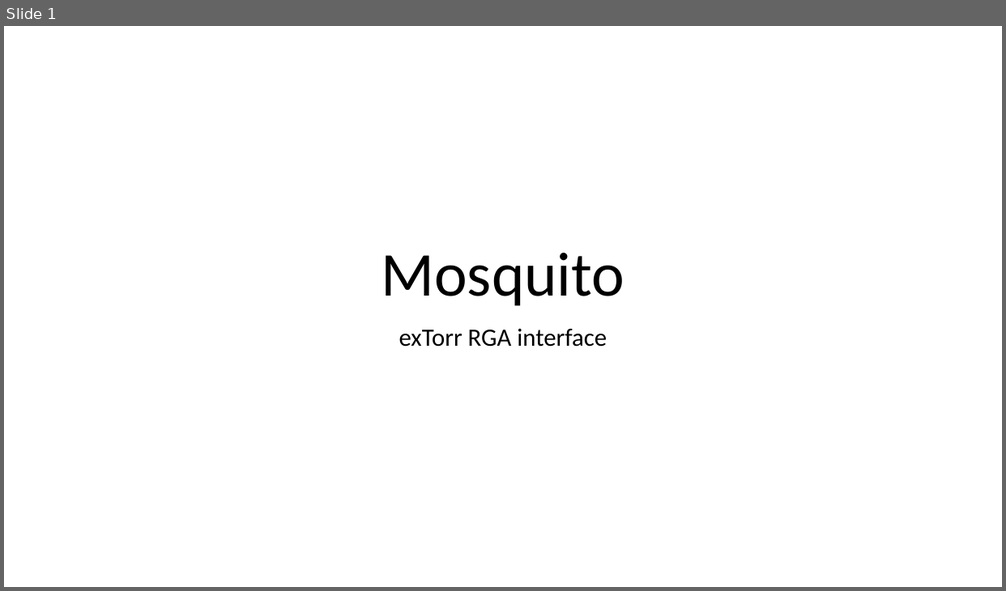
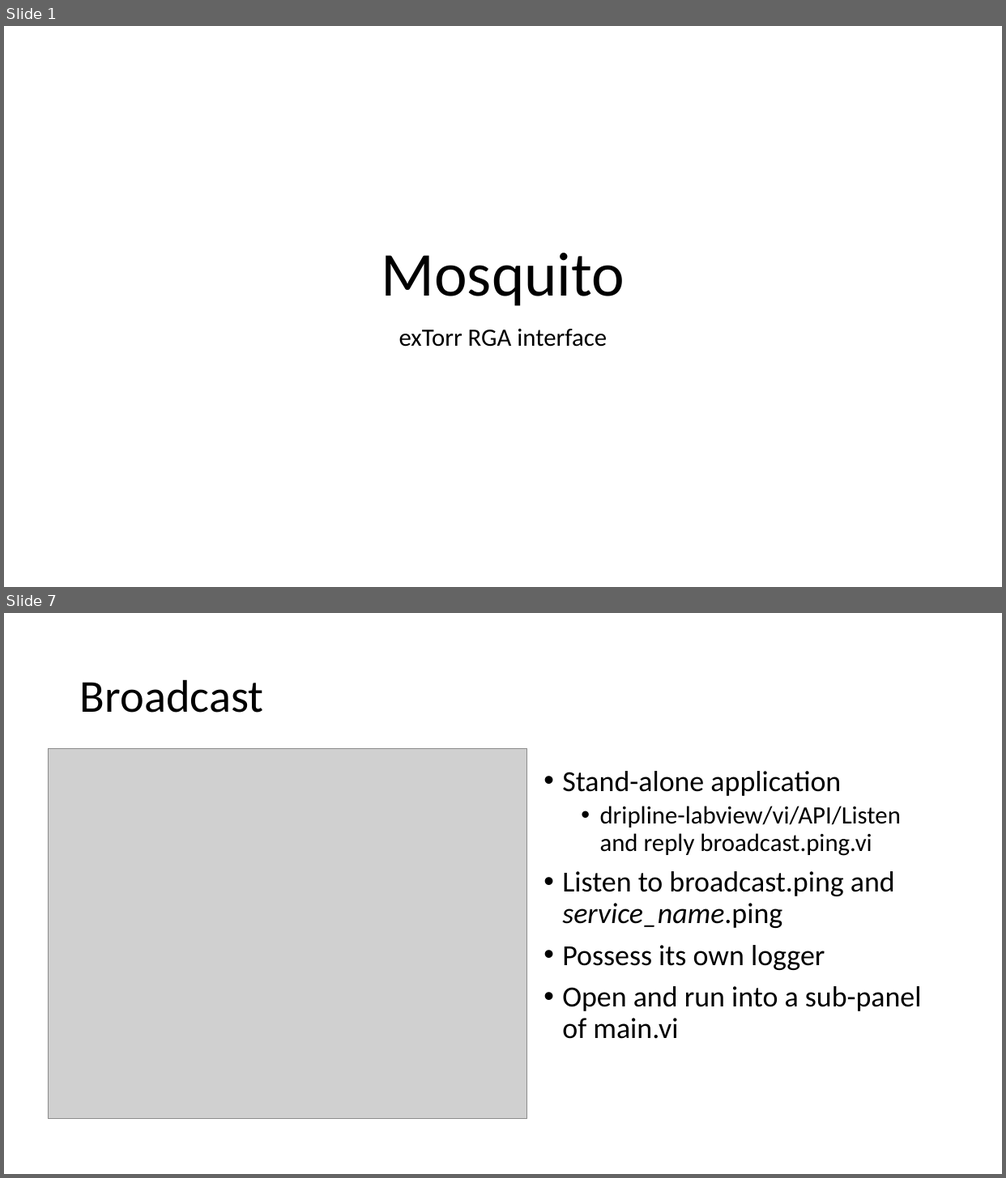
Before and after one commit to project8/mosquito, a slide deck: doc/schemes.pptx. Shown one above the other, each under a label of ours: slide 1 before the commit, slides 1 and 7 after it; the slides between them are not shown. The pictures are 1006x591 and 1006x1178 pixels, drawn with LibreOffice and Linux fonts; fonts in the diff are those of the drawing; grey boxes stand for pictures. Boxes give left, top, right and bottom in pixels: in the first picture for what was removed or moved away, otherwise in the second. Text is boxed around its words. In the diff, an @@ line names an element or a change of style, - is before the commit and + after.

```diff
--- a/doc/schemes.pptx
+++ b/doc/schemes.pptx
@@ slide 7 added at <box>4,613,1002,1174</box>, background #FFFFFF @@
@@ title added at <box>80,679,264,713</box>, 44 pt, text #000000 @@
+Broadcast
@@ picture added at <box>49,748,527,1118</box> @@
@@ text added at <box>562,771,922,1039</box>, 28 pt, text #000000 @@
+• Stand-alone application
+  • dripline-labview/vi/API/Listen and reply broadcast.ping.vi
+• Listen to broadcast.ping and service_name.ping
+• Possess its own logger
+• Open and run into a sub-panel of main.vi
```
Also in this commit, not shown: 6 other slides added, 1 other file.
